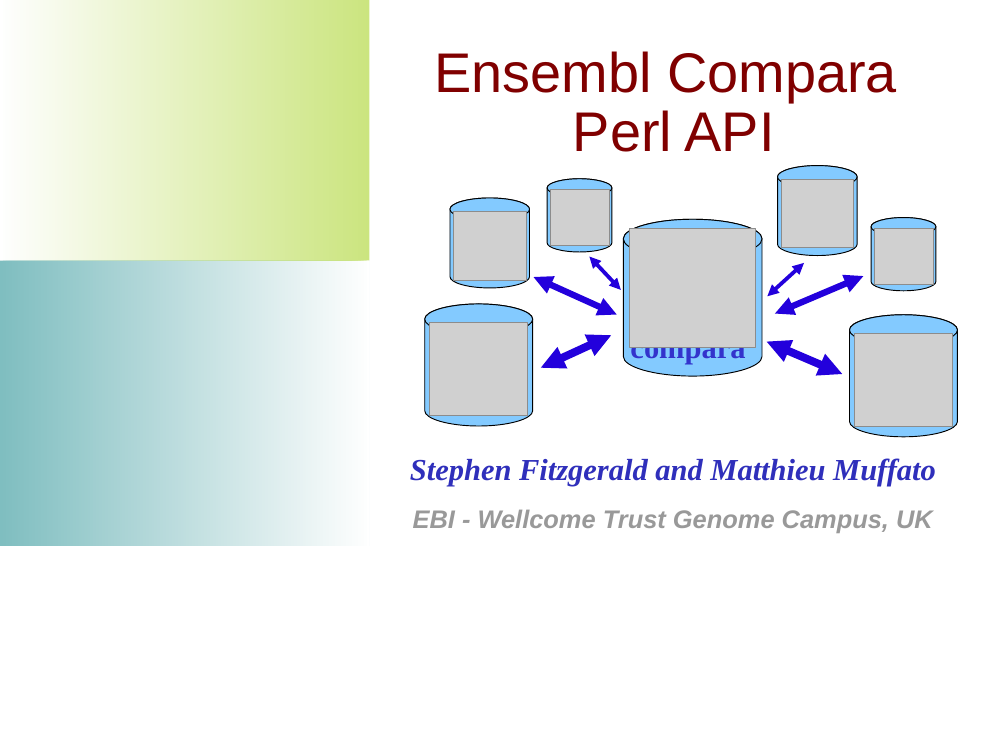
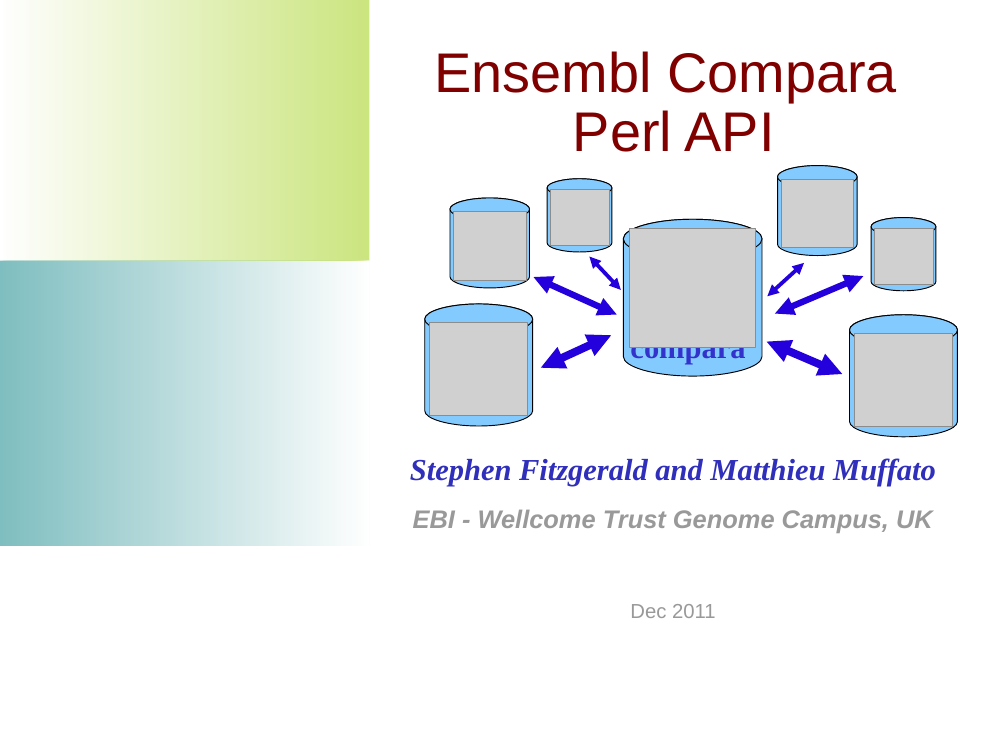
Before and after one commit to Ensembl/ensembl-compara, a slide deck: slide 1 of docs/API_workshop_slides.gene_part.odp. Drawn at 1008x756 pixels with LibreOffice and Linux fonts; fonts in the diff are those of the drawing; grey boxes stand for pictures; background and template pictures are left out. Boxes give left, top, right and bottom in pixels: in the first picture for what was removed or moved away, otherwise in the second. Text is boxed around its words. In the diff, an @@ line names an element or a change of style, - is before the commit and + after.

```diff
--- a/docs/API_workshop_slides.gene_part.odp
+++ b/docs/API_workshop_slides.gene_part.odp
@@ subtitle at [630,604,716,618]: paragraph added @@
+Dec 2011
```
Also in this commit, not shown: 11 other slides changed, 1 slide removed, 3 other files.
